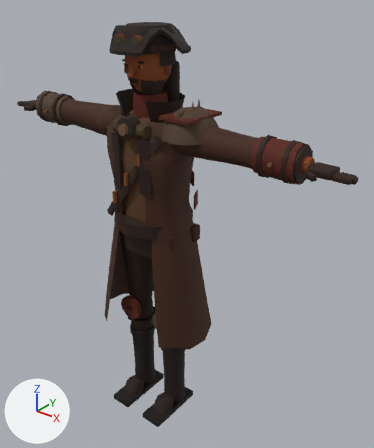
The glTF model public/models/tb_captain.glb as it was, and as the next commit left it.
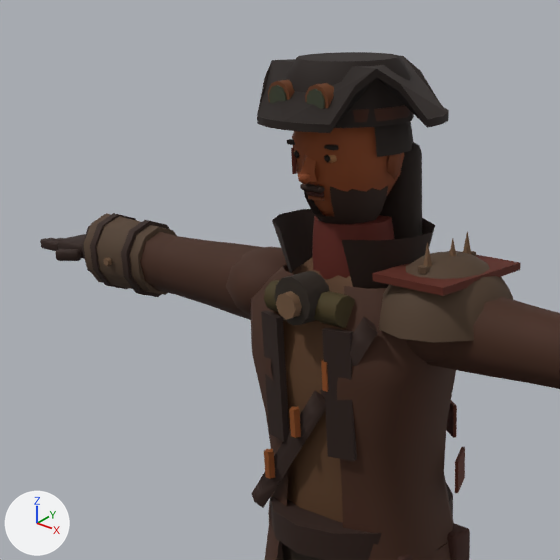
There are two pictures of each version: one whole from a 50 mm camera at (1.384, -1.502, 1.948) aimed at (0.092, 0.113, 0.947), one close up on the part from 0% to 64% of the width and 0% to 53% of the height. The lights are fixed; the arrows at lower left show +X, +Y and +Z. The older version's two pictures come first. Vertices at exactly the same position are counted once.

The scene before the commit, as lines of its bpy script (objects in view):
```python
me_captain_mesh = bpy.data.meshes.new('captain_mesh')
me_captain_mesh.from_pydata(...)  # 3801 vertices, 7052 faces; spans x -0.86..0.86, y -0.18..0.19, z 0.0..1.78
me_captain_mesh.materials.append(mat_tbc_skin)
ob_captain_mesh = bpy.data.objects.new('captain_mesh', me_captain_mesh)
ob_captain_mesh.location = (0.0, 0.0, 0.0)
```
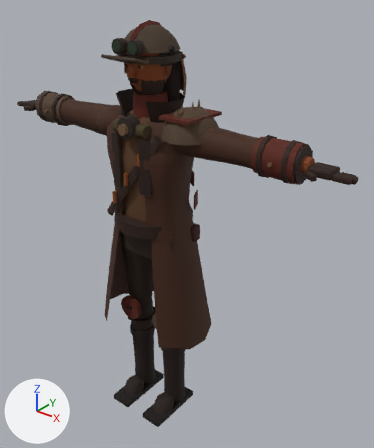
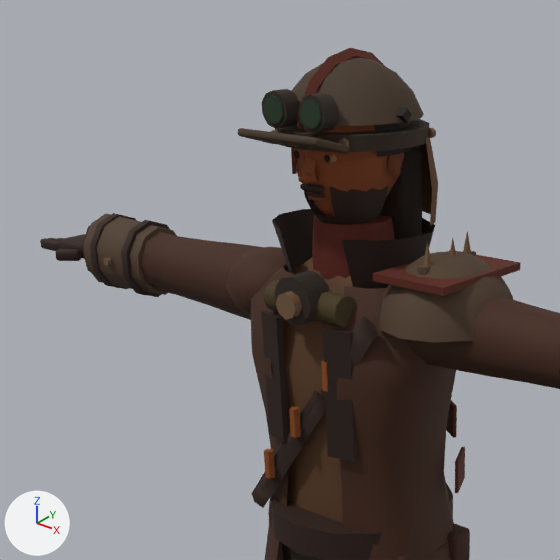
Changed parts and their boxes (x1, y1, x2, y2) in the close-ups (560 x 560 px; the box of a moved part takes in the faces that stretch with it):
'captain_mesh', reshaped
    before: (40, 52, 560, 560)
    after: (40, 48, 560, 560)
part 1 of me_captain_mesh, added
    after: (339, 138, 349, 147)
part 2 of me_captain_mesh, added
    after: (428, 128, 436, 138)
part 3 of me_captain_mesh, added
    after: (262, 89, 300, 129)
part 4 of me_captain_mesh, moved or reshaped
    before: (307, 89, 325, 109)
    after: (263, 95, 284, 124)
part 5 of me_captain_mesh, added
    after: (299, 93, 339, 133)
part 6 of me_captain_mesh, added
    after: (301, 99, 322, 129)
part 7 of me_captain_mesh, rebuilt
    before: (257, 56, 449, 133)
    after: (291, 58, 424, 126)
part 8 of me_captain_mesh, added (brown)
    after: (420, 136, 438, 226)
part 9 of me_captain_mesh, deleted
    before: (352, 105, 413, 122)
part 10 of me_captain_mesh, moved or reshaped
    before: (268, 52, 414, 193)
    after: (238, 48, 429, 188)

The edits, one by one:
me_captain_mesh is used by ob_captain_mesh; location (0.0, 0.0, 0.0).
me_captain_mesh had 3801 vertices, 7052 faces and spanned x -0.86..0.86, y -0.18..0.19, z 0.0..1.78.
me_captain_mesh now has 3965 vertices, 7308 faces and spans x -0.86..0.86, y -0.18..0.19, z 0.0..1.79.
me_captain_mesh part 1: a new loose piece, a 6-sided cylinder along y spanning x 0.0674..0.0812, y -0.0997..-0.0917, z 1.656..1.672, in mat_tbc_skin.
me_captain_mesh part 2: a new loose piece, a 6-sided cylinder along y spanning x 0.0971..0.1109, y 0.0732..0.0811, z 1.656..1.672, in mat_tbc_skin.
me_captain_mesh part 3: a new loose piece, a 10-sided cylinder along y spanning x -0.067..-0.013, y -0.127..-0.097, z 1.68..1.736, in mat_tbc_skin.
me_captain_mesh part 4: the loose piece of 20 vertices spanning x 0.02..0.06, y -0.12, z 1.71..1.74 is moved by (-0.08, -0.01, -0.02).
me_captain_mesh part 5: a new loose piece, a 10-sided cylinder along y spanning x 0.013..0.067, y -0.127..-0.097, z 1.68..1.736, in mat_tbc_skin.
me_captain_mesh part 6: a new loose piece, a 10-sided cylinder along y spanning x 0.02..0.0599, y -0.13..-0.126, z 1.687..1.729, in mat_tbc_skin.
me_captain_mesh part 7: the loose piece of 48 vertices spanning x -0.16..0.16, y -0.15..0.14, z 1.68..1.77 is rebuilt with 65 vertices and now spans x -0.12..0.12, y -0.11..0.12, z 1.69..1.78.
me_captain_mesh part 8: a new loose piece of 33 vertices spanning x -0.13..0.13, y 0.05..0.15, z 1.52..1.66, in mat_tbc_skin.
me_captain_mesh part 9: the loose piece of 28 vertices spanning x -0.1..0.1, y -0.1..0.1, z 1.69..1.71 is deleted.
me_captain_mesh part 10: 26 vertices moved from x -0.09..0.06, y -0.12..-0.04, z 1.59..1.78 to x -0.12..0.08, y -0.17..0.09, z 1.59..1.7; 79 vertices removed from x -0.1..0.1, y -0.12..0.11, z 1.59..1.78; 101 vertices added at x -0.12..0.12, y -0.17..0.13, z 1.6..1.79.
Other edits to the shape of me_captain_mesh do not show in these pictures.
